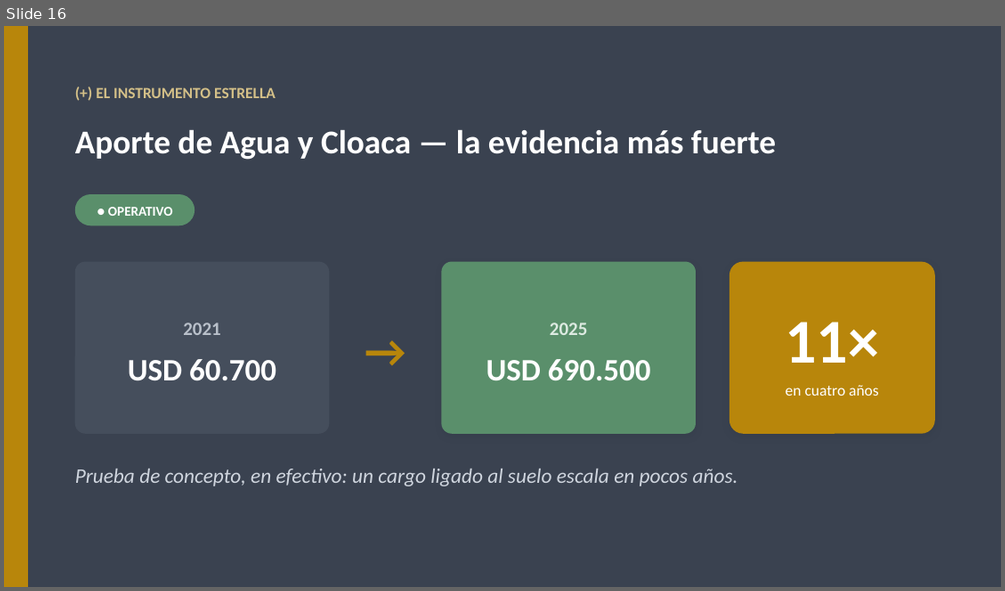
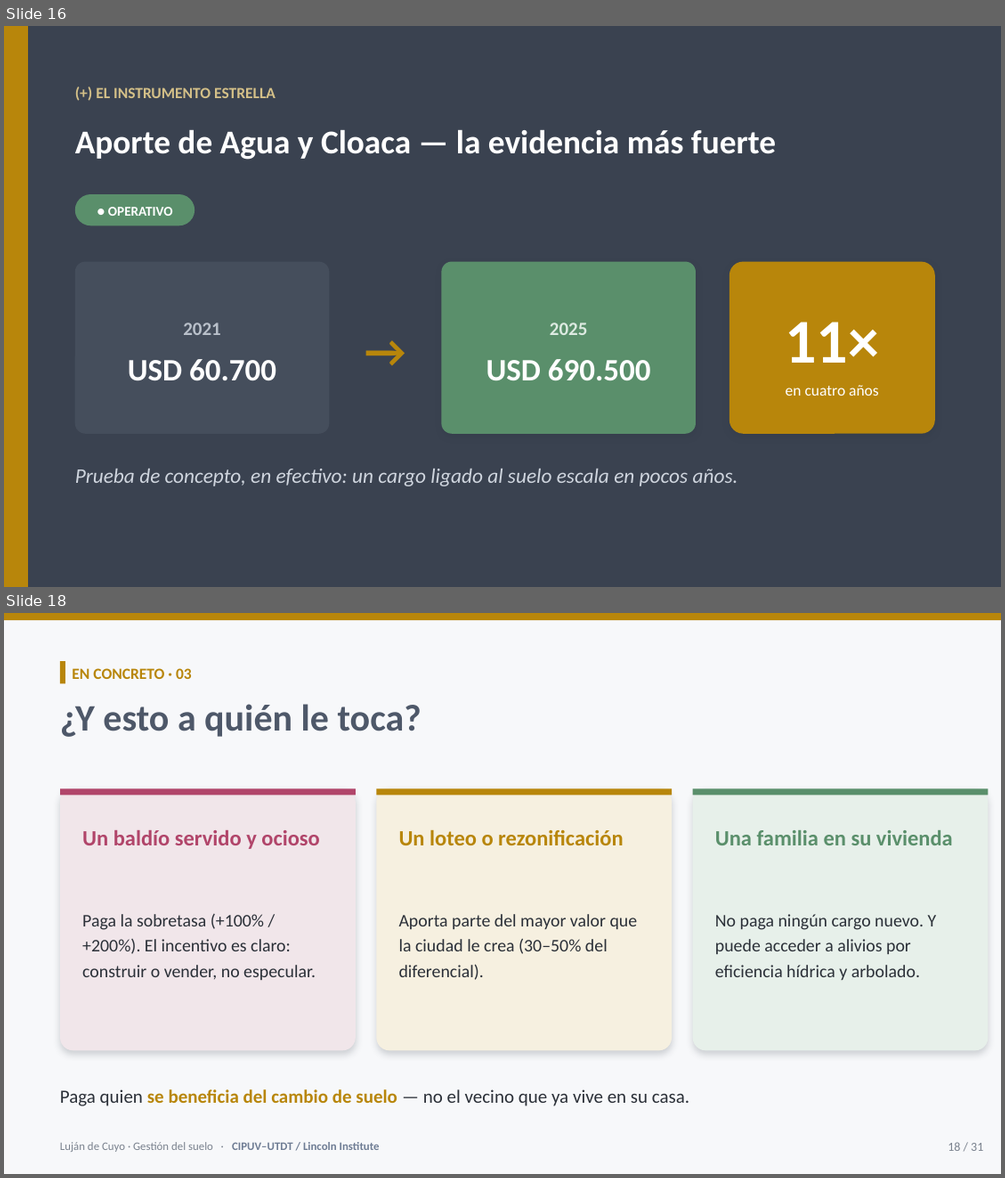
Before and after one commit to cgoytia-droid/cgoytia-droid.github.io, a slide deck: presentations/lujan-de-cuyo-gestion-suelo.pptx. Shown one above the other, each under a label of ours: slide 16 before the commit, slides 16 and 18 after it; the slides between them are not shown. The pictures are 1005x591 and 1005x1178 pixels, drawn with LibreOffice and Linux fonts; fonts in the diff are those of the drawing. Boxes give left, top, right and bottom in pixels: in the first picture for what was removed or moved away, otherwise in the second. Text is boxed around its words. In the diff, an @@ line names an element or a change of style, - is before the commit and + after.

```diff
--- a/presentations/lujan-de-cuyo-gestion-suelo.pptx
+++ b/presentations/lujan-de-cuyo-gestion-suelo.pptx
@@ slide 18 added at box(4, 613, 1001, 1174), background #F7F8FA @@
@@ rectangle added at box(4, 613, 1001, 620), fill #B8860B @@
@@ rectangle added at box(60, 662, 65, 684), fill #B8860B @@
@@ text added at box(72, 668, 192, 679), 15 pt, text #B8860B, bold @@
+EN CONCRETO · 03
@@ text added at box(60, 704, 421, 737), 36 pt, text #4E5869, bold @@
+¿Y esto a quién le toca?
@@ rounded rectangle added at box(60, 788, 356, 1051), fill #F1E6EA @@
@@ rectangle added at box(60, 788, 356, 795), fill #B1456A @@
@@ rounded rectangle added at box(376, 788, 672, 1051), fill #F6F0E0 @@
@@ rectangle added at box(376, 788, 672, 795), fill #B8860B @@
@@ rounded rectangle added at box(693, 788, 988, 1051), fill #E7F0EA @@
@@ rectangle added at box(693, 788, 988, 795), fill #5A8F6B @@
@@ text added at box(82, 830, 320, 849), 21 pt, text #B1456A, bold @@
+Un baldío servido y ocioso
@@ text added at box(399, 829, 623, 845), 21 pt, text #B8860B, bold @@
+Un loteo o rezonificación
@@ text added at box(715, 830, 953, 845), 21 pt, text #5A8F6B, bold @@
+Una familia en su vivienda
@@ text added at box(82, 914, 316, 980), 17 pt, text #2B3038 @@
+Paga la sobretasa (+100% / +200%). El incentivo es claro: construir o vender, no especular.
@@ text added at box(399, 914, 638, 980), 17 pt, text #2B3038 @@
+Aporta parte del mayor valor que la ciudad le crea (30–50% del diferencial).
@@ text added at box(715, 914, 937, 980), 17 pt, text #2B3038 @@
+No paga ningún cargo nuevo. Y puede acceder a alivios por eficiencia hídrica y arbolado.
@@ text added at box(60, 1089, 689, 1106), 18 pt, text #2B3038 @@
+Paga quien se beneficia del cambio de suelo — no el vecino que ya vive en su casa.
@@ text added at box(60, 1142, 380, 1151), 11 pt, text #7A828E @@
+Luján de Cuyo · Gestión del suelo · CIPUV–UTDT / Lincoln Institute
@@ text added at box(947, 1142, 983, 1151), 12 pt, text #7A828E @@
+18 / 31
```
Also in this commit, not shown: 25 slides changed, 1 other slide added, 2 other files.
